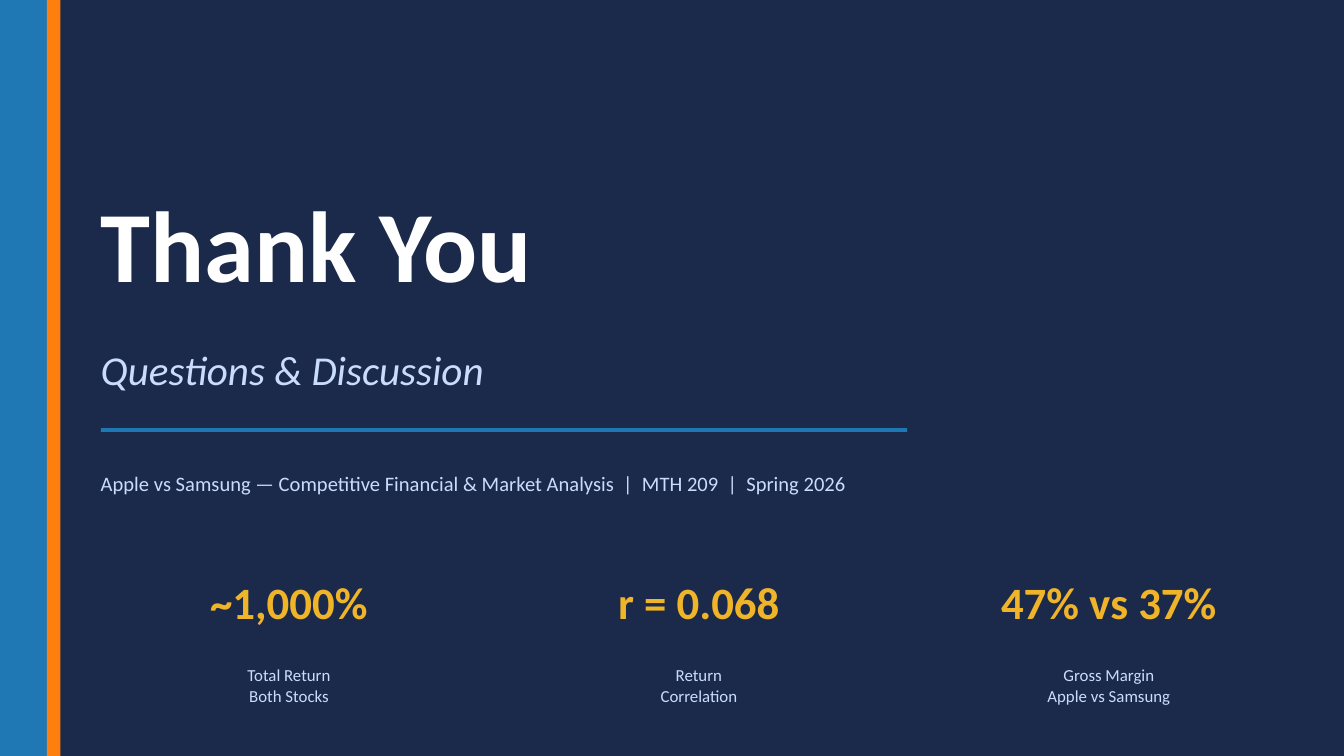
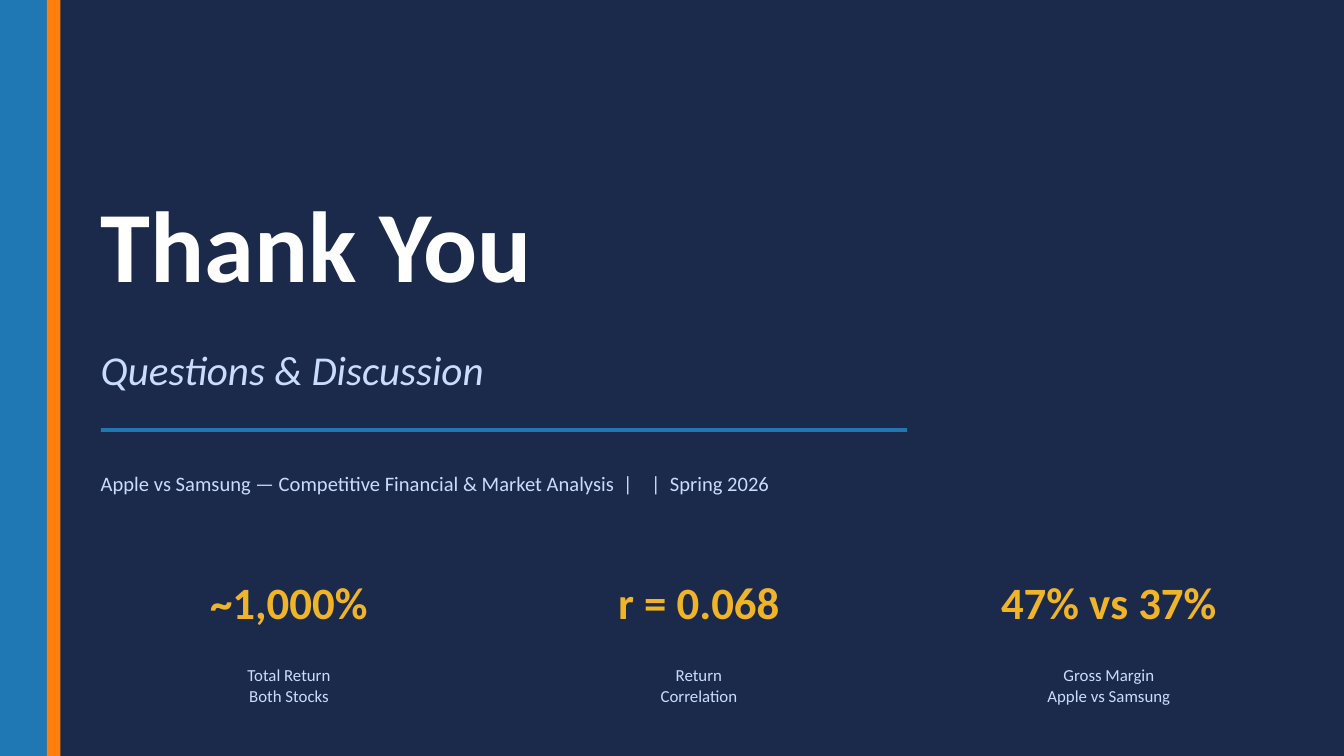
Before and after one commit to darrsshill/Apple-vs-samsung---competitive-Financial-Market-analysis, a slide deck: slide 24 of presentation/Apple_vs_Samsung_Presentation.pptx (slide 23 before the commit). Drawn at 1344x756 pixels with LibreOffice and Linux fonts; fonts in the diff are those of the drawing. Boxes give left, top, right and bottom in pixels: in the first picture for what was removed or moved away, otherwise in the second. Text is boxed around its words. In the diff, an @@ line names an element or a change of style, - is before the commit and + after.

```diff
--- a/presentation/Apple_vs_Samsung_Presentation.pptx
+++ b/presentation/Apple_vs_Samsung_Presentation.pptx
@@ text at (101,476,769,495): text changed @@
-Apple vs Samsung — Competitive Financial & Market Analysis | MTH 209 | Spring 2026
+Apple vs Samsung — Competitive Financial & Market Analysis | | Spring 2026
```
Also in this commit, not shown: 1 other slide changed, 2 slides added, 1 slide removed, 1 other file.
